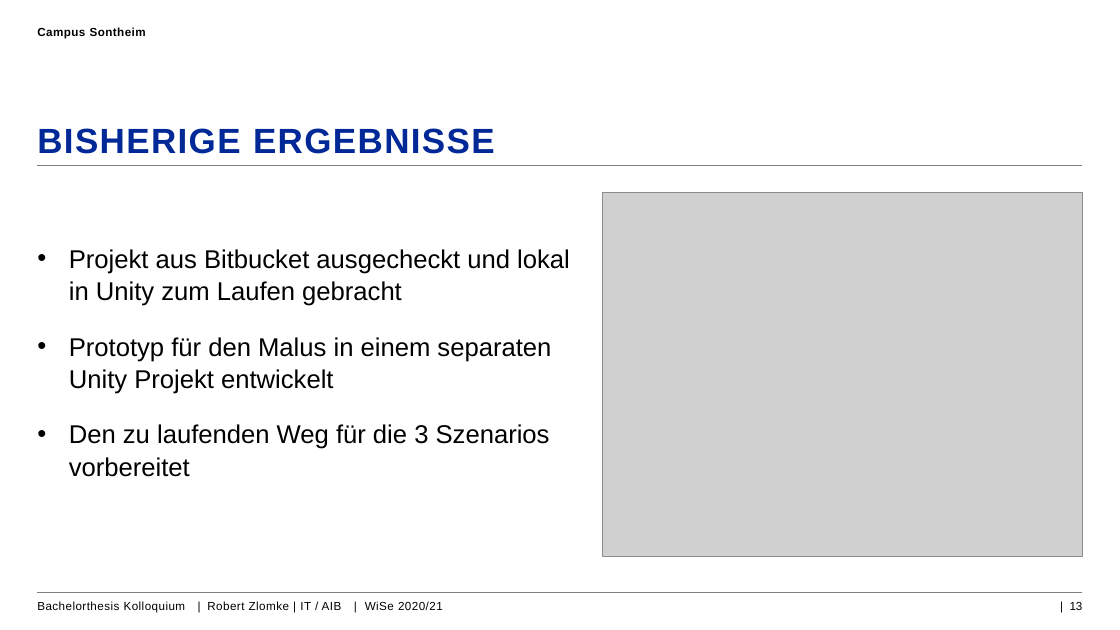
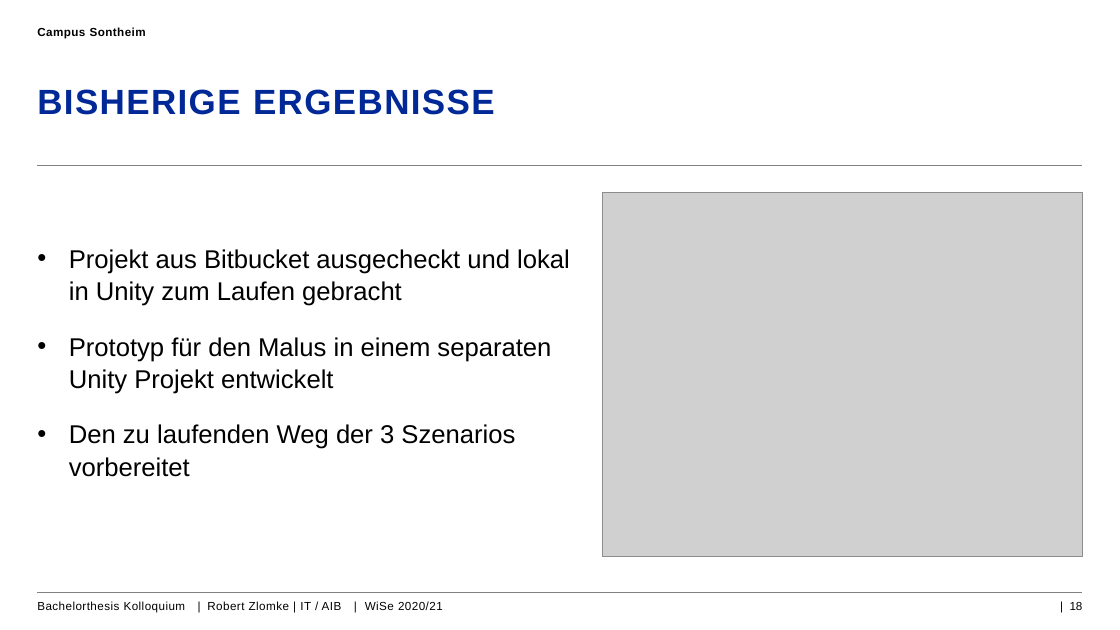
Before and after one commit to RobZlo/Studium, a slide deck: slide 18 of Kolloquium_Präsentation_RobertZlomle.pptx (slide 13 before the commit). Drawn at 1120x630 pixels with LibreOffice and Linux fonts; fonts in the diff are those of the drawing; grey boxes stand for pictures; background and template pictures are left out. Boxes give left, top, right and bottom in pixels: in the first picture for what was removed or moved away, otherwise in the second. Text is boxed around its words. In the diff, an @@ line names an element or a change of style, - is before the commit and + after.

```diff
--- a/Kolloquium_Präsentation_RobertZlomle.pptx
+++ b/Kolloquium_Präsentation_RobertZlomle.pptx
@@ title "BISHERIGE ERGEBNISSE": place and size @@
-title "BISHERIGE ERGEBNISSE" at box(37, 128, 495, 154)
+title "BISHERIGE ERGEBNISSE" at box(37, 89, 495, 115)
@@ text at box(69, 424, 515, 477): text changed @@
-• Den zu laufenden Weg für die 3 Szenarios vorbereitet
+• Den zu laufenden Weg der 3 Szenarios vorbereitet
@@ page number at box(1070, 602, 1083, 610): text changed @@
-| 13
+| 18
```
Also in this commit, not shown: 7 other slides changed, 5 slides added, 3 other files.
